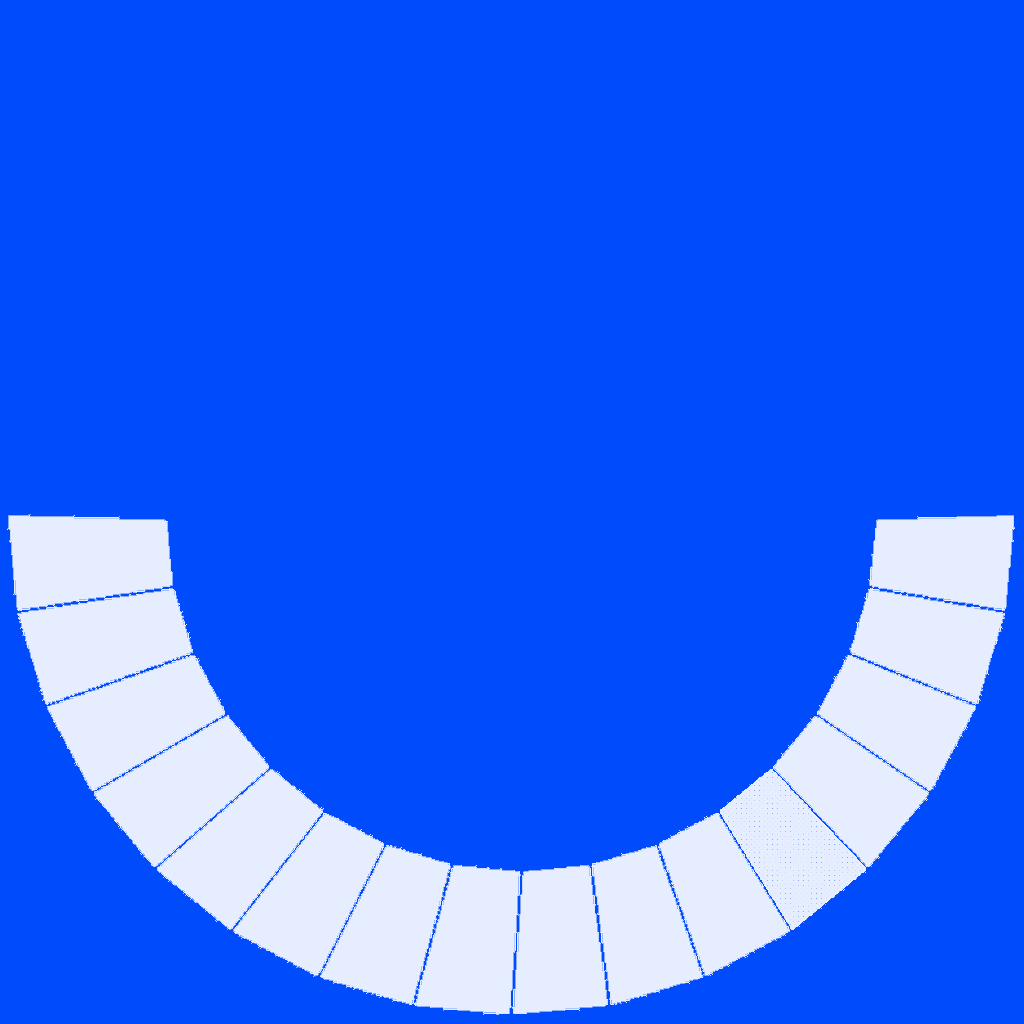
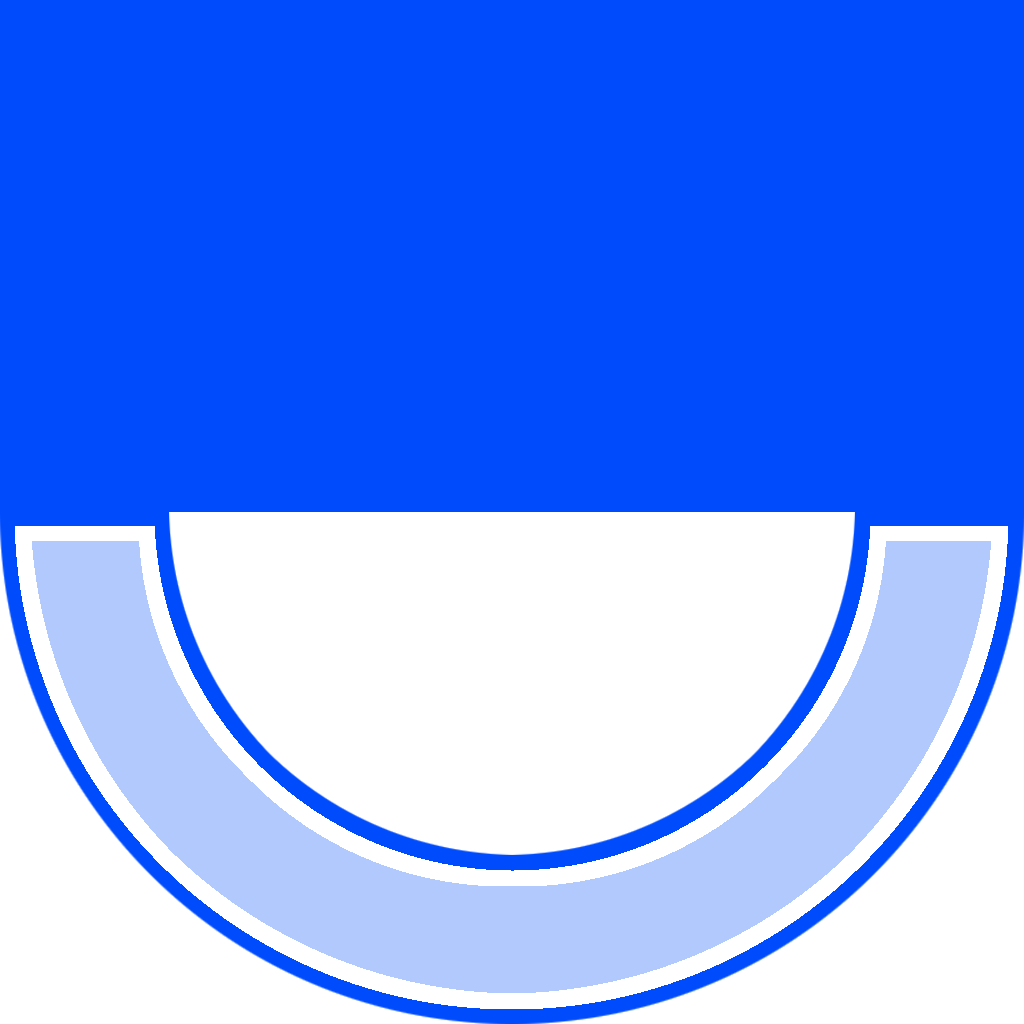
Before/after of a 1024x1024 layered artwork. What changed in the layer stack:
added layer "Layer 5" above "Layer 4" over [15, 526, 1008, 1009]
added layer "Layer 4" above "Layer 1" over [0, 512, 1024, 1024]
hid "Layer 1", painted on it over [0, 512, 1024, 1024]
"Layer 3": opacity 10% → 30%, painted on it over [0, 512, 1024, 1024]
